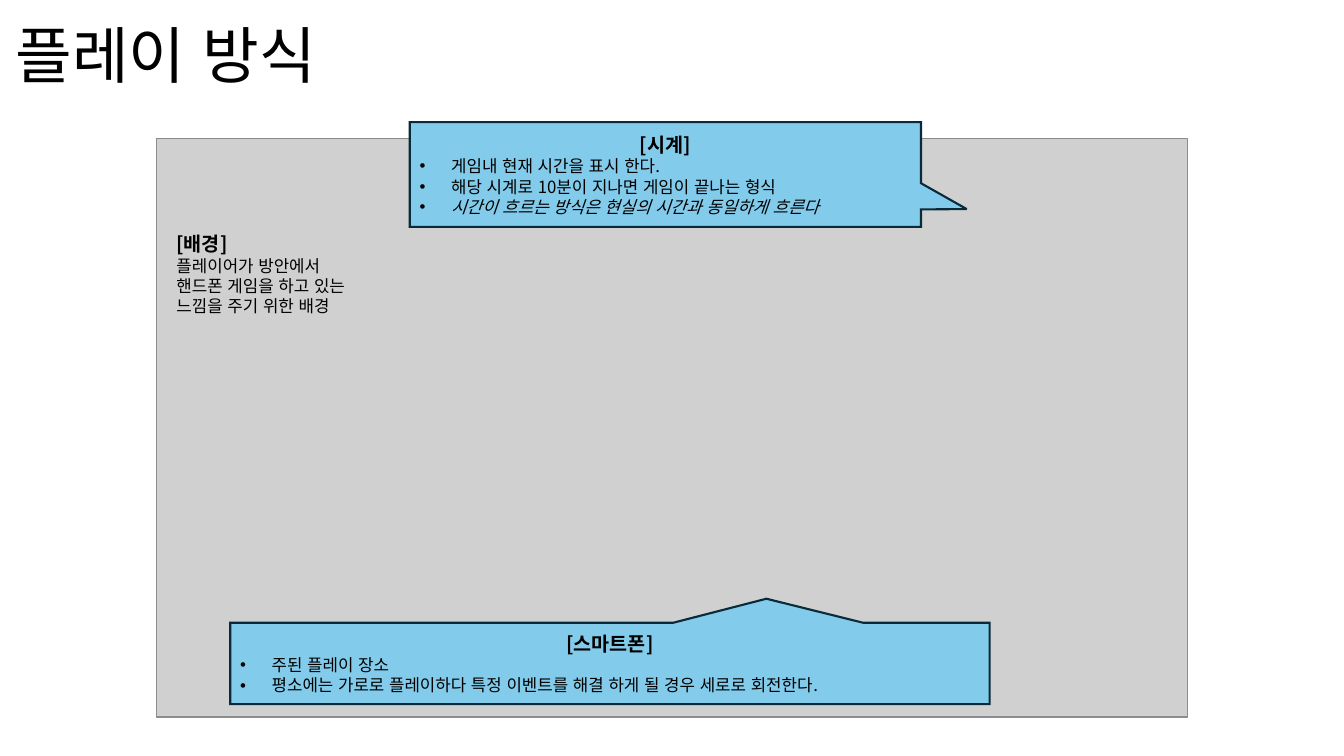
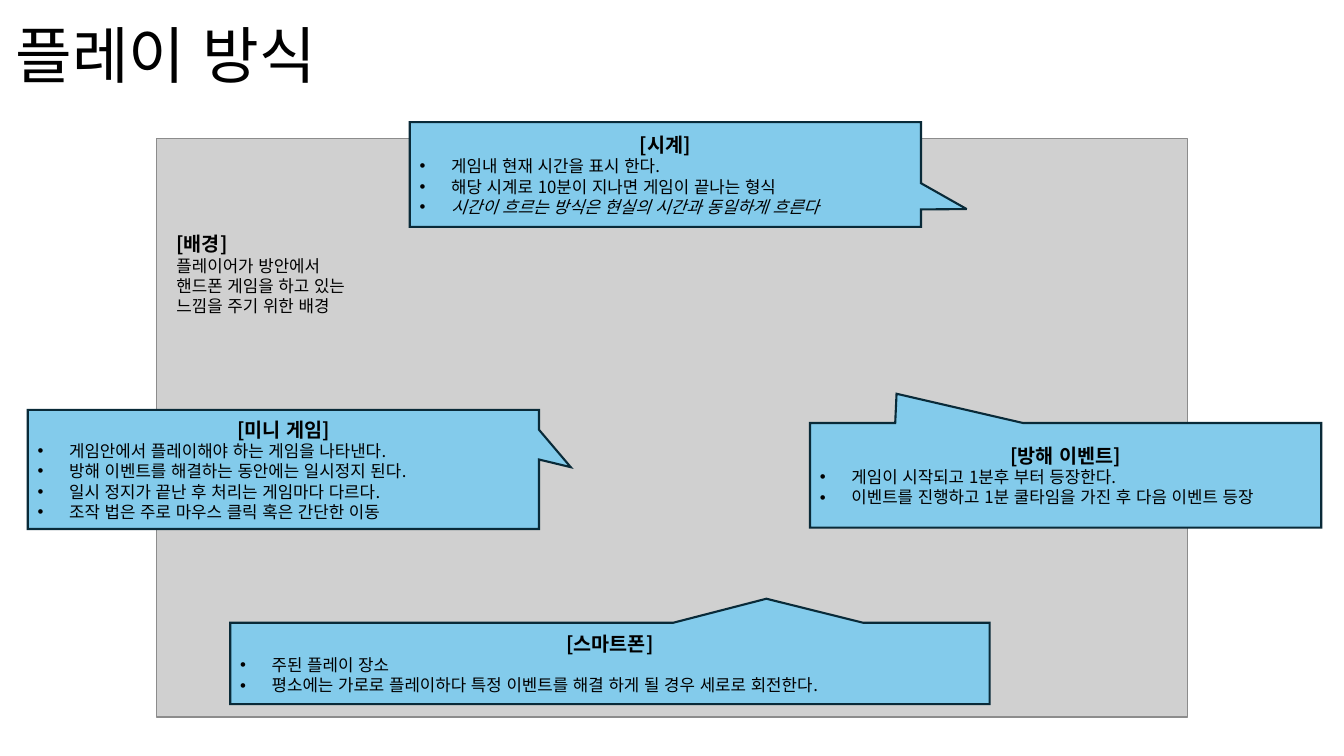
Before and after one commit to weariness00/Mandle_10Minute_Game, a slide deck: slide 8 of document/Please Leave me alone!.pptx. Drawn at 1344x756 pixels with LibreOffice and Linux fonts; fonts in the diff are those of the drawing; grey boxes stand for pictures. Boxes give left, top, right and bottom in pixels: in the first picture for what was removed or moved away, otherwise in the second. Text is boxed around its words. In the diff, an @@ line names an element or a change of style, - is before the commit and + after.

Commit message:
20250201_기획서_update
- 방해 이벤트 예시틀 작성
- 러닝게임(미니 게임) 작성 완료

```diff
--- a/document/Please Leave me alone!.pptx
+++ b/document/Please Leave me alone!.pptx
@@ speech box added at (x1=28, y1=410, x2=539, y2=529), fill #83CBEB, outline #092A39 1.5 pt, 12 pt, text #000000 @@
+[미니 게임]
+• 게임안에서 플레이해야 하는 게임을 나타낸다.
+• 방해 이벤트를 해결하는 동안에는 일시정지 된다.
+• 일시 정지가 끝난 후 처리는 게임마다 다르다.
+• 조작 법은 주로 마우스 클릭 혹은 간단한 이동
@@ speech box added at (x1=811, y1=423, x2=1322, y2=528), fill #83CBEB, outline #092A39 1.5 pt, 12 pt, text #000000 @@
+[방해 이벤트]
+• 게임이 시작되고 1분후 부터 등장한다.
+• 이벤트를 진행하고 1분 쿨타임을 가진 후 다음 이벤트 등장
```
Also in this commit, not shown: 4 other slides changed, 4 slides added.
